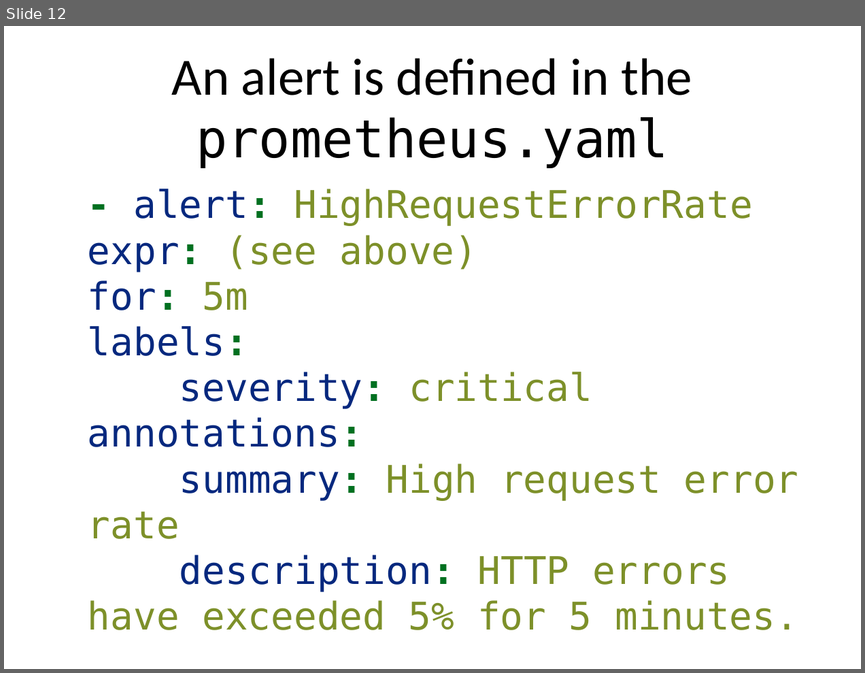
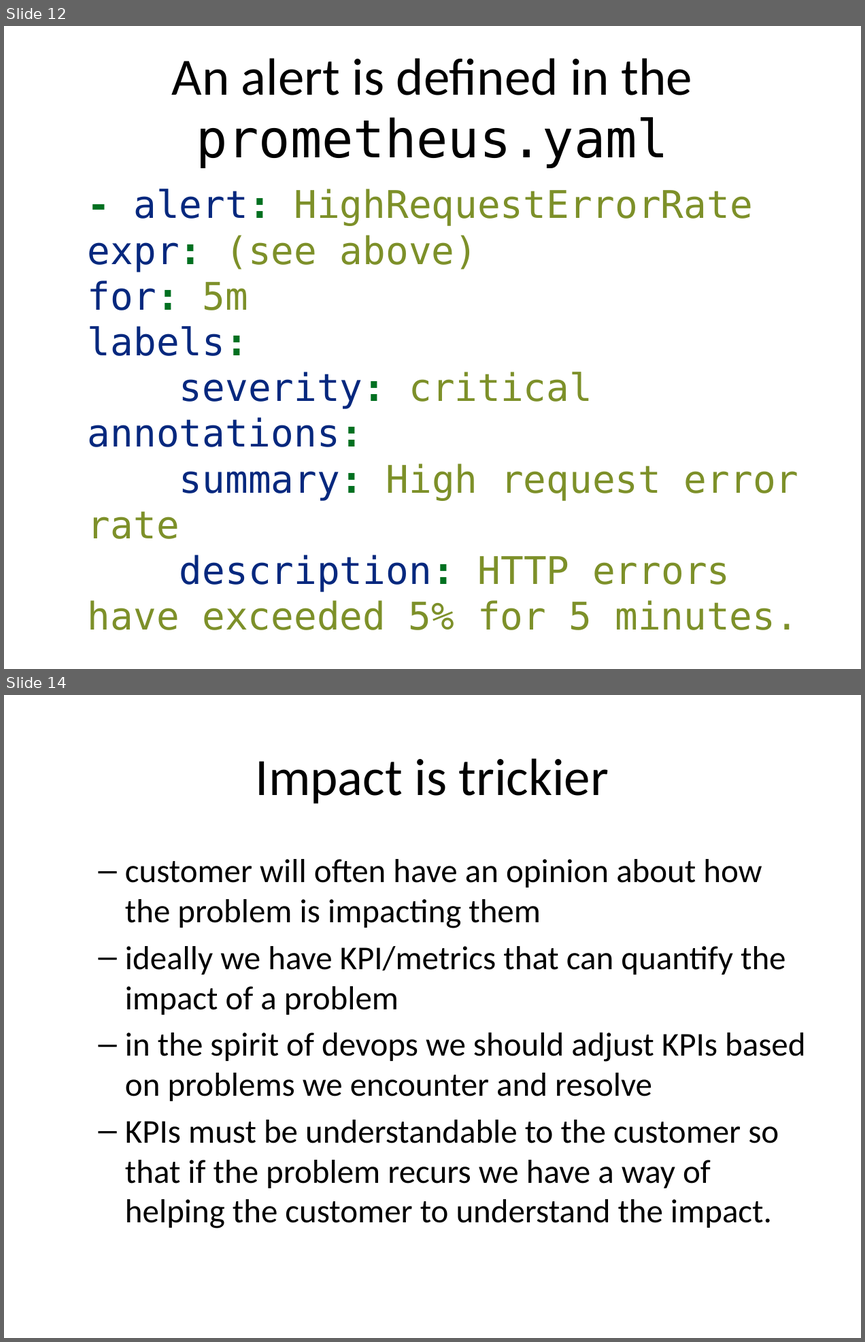
Before and after one commit to rhildred/INFO8985, a slide deck: monolith_analysis/slides.pptx. Shown one above the other, each under a label of ours: slide 12 before the commit, slides 12 and 14 after it; the slides between them are not shown. The pictures are 865x673 and 865x1342 pixels, drawn with LibreOffice and Linux fonts; fonts in the diff are those of the drawing. Boxes give left, top, right and bottom in pixels: in the first picture for what was removed or moved away, otherwise in the second. Text is boxed around its words. In the diff, an @@ line names an element or a change of style, - is before the commit and + after.

```diff
--- a/monolith_analysis/slides.pptx
+++ b/monolith_analysis/slides.pptx
@@ slide 14 added at (4,695,861,1338), background #FFFFFF @@
@@ title added at (256,758,609,804), 44 pt, text #000000 @@
+Impact is trickier
@@ text added at (125,859,805,1228), 28 pt, text #000000 @@
+  – customer will often have an opinion about how the problem is impacting them
+  – ideally we have KPI/metrics that can quantify the impact of a problem
+  – in the spirit of devops we should adjust KPIs based on problems we encounter and resolve
+  – KPIs must be understandable to the customer so that if the problem recurs we have a way of helping the customer to understand the impact.
```
Also in this commit, not shown: 2 other slides added, 1 slide removed, 14 other files.
